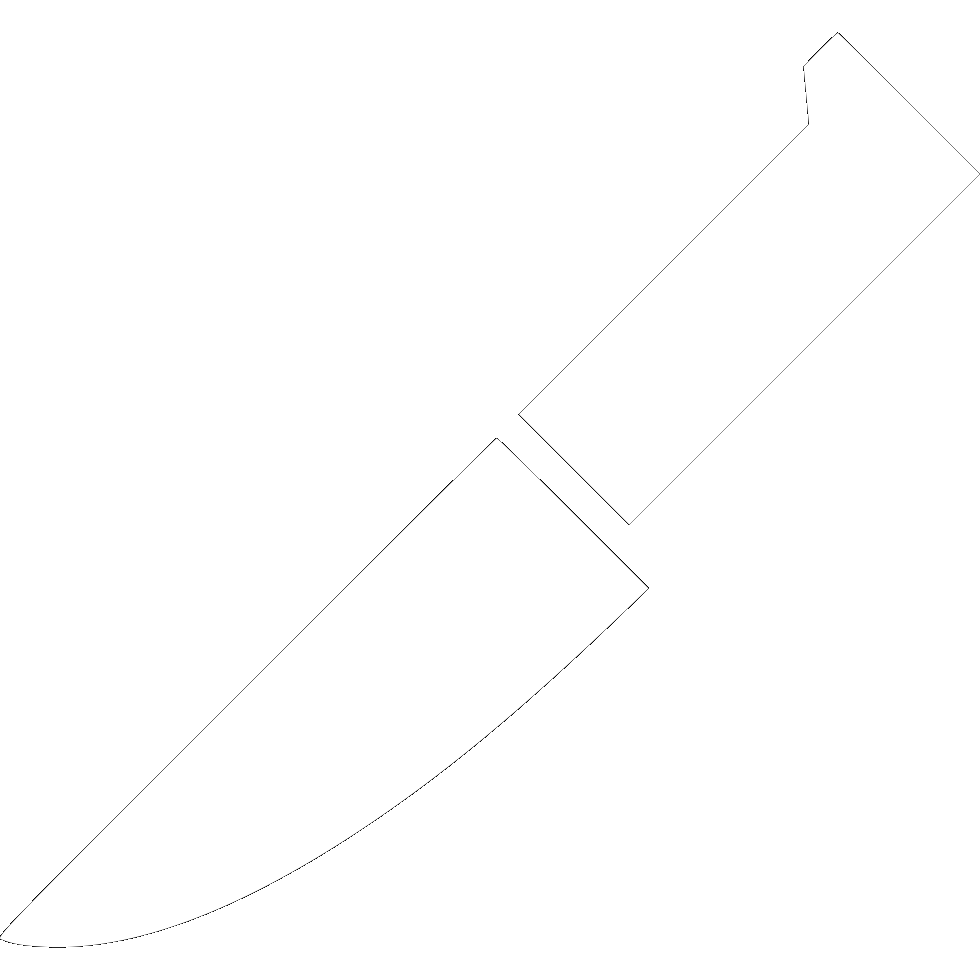
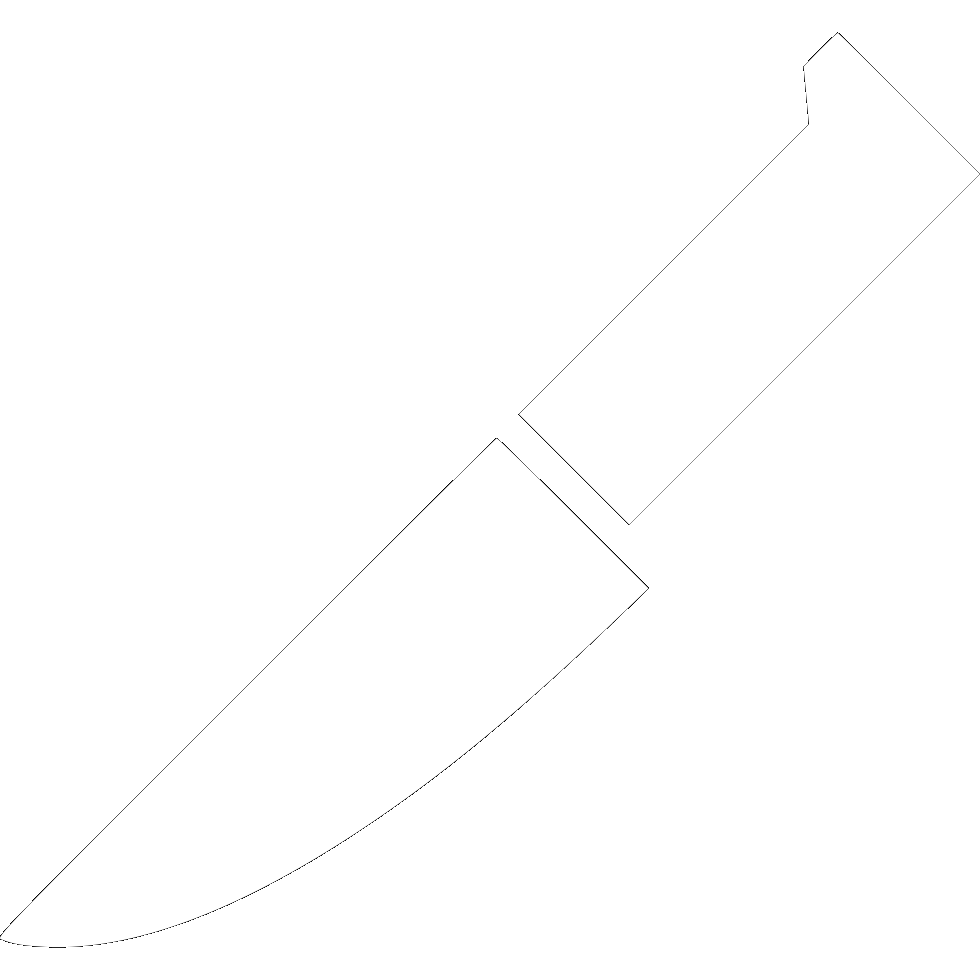
Layer changes from the first 980px x 980px image to the second:
painted on "Overlay_11" over [519, 623, 613, 709]
